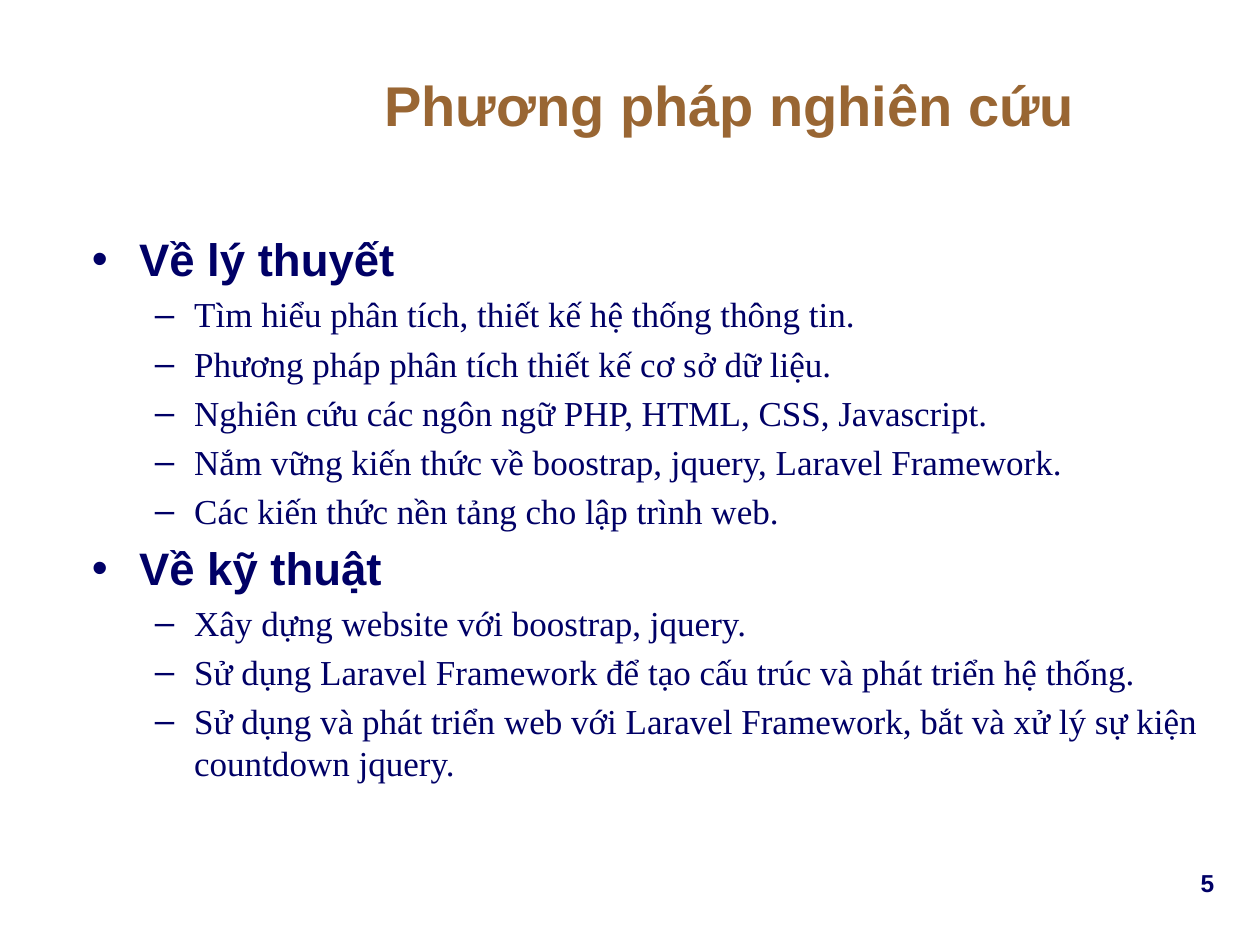
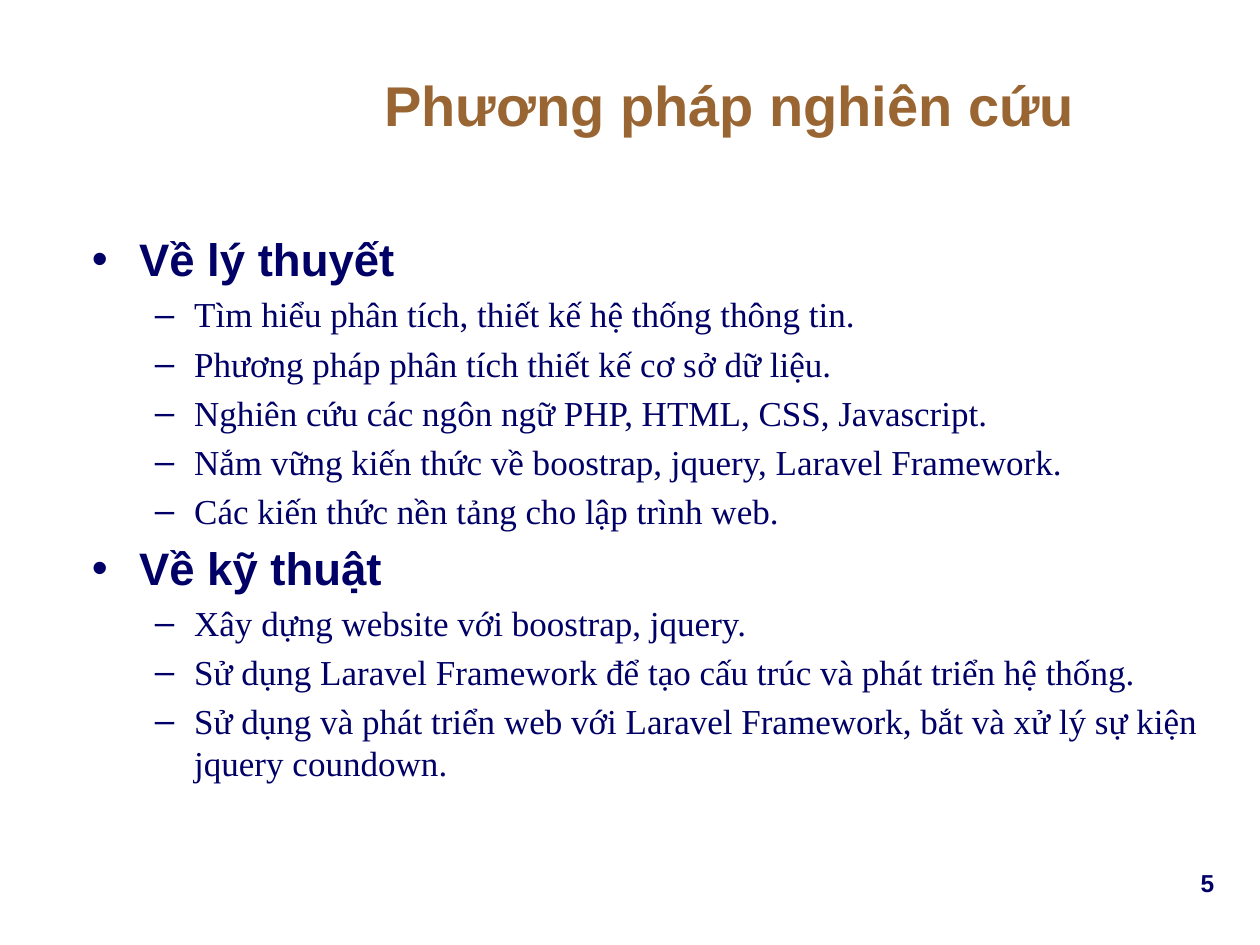
Before and after one commit to Webdien123/diem_danh_rfid, a slide deck: slide 5 of Docs/Report/DD_RFID_FinalReport_v1.0.1.pptx. Drawn at 1260x945 pixels with LibreOffice and Linux fonts; fonts in the diff are those of the drawing; background and template pictures are left out. Boxes give left, top, right and bottom in pixels: in the first picture for what was removed or moved away, otherwise in the second. Text is boxed around its words. In the diff, an @@ line names an element or a change of style, - is before the commit and + after.

```diff
--- a/Docs/Report/DD_RFID_FinalReport_v1.0.1.pptx
+++ b/Docs/Report/DD_RFID_FinalReport_v1.0.1.pptx
@@ text at (194, 708, 1196, 784): text changed @@
-  – Sử dụng và phát triển web với Laravel Framework, bắt và xử lý sự kiện countdown jquery.
+  – Sử dụng và phát triển web với Laravel Framework, bắt và xử lý sự kiện jquery coundown.
```
Also in this commit, not shown: 1 other slide changed, 4 other files.
